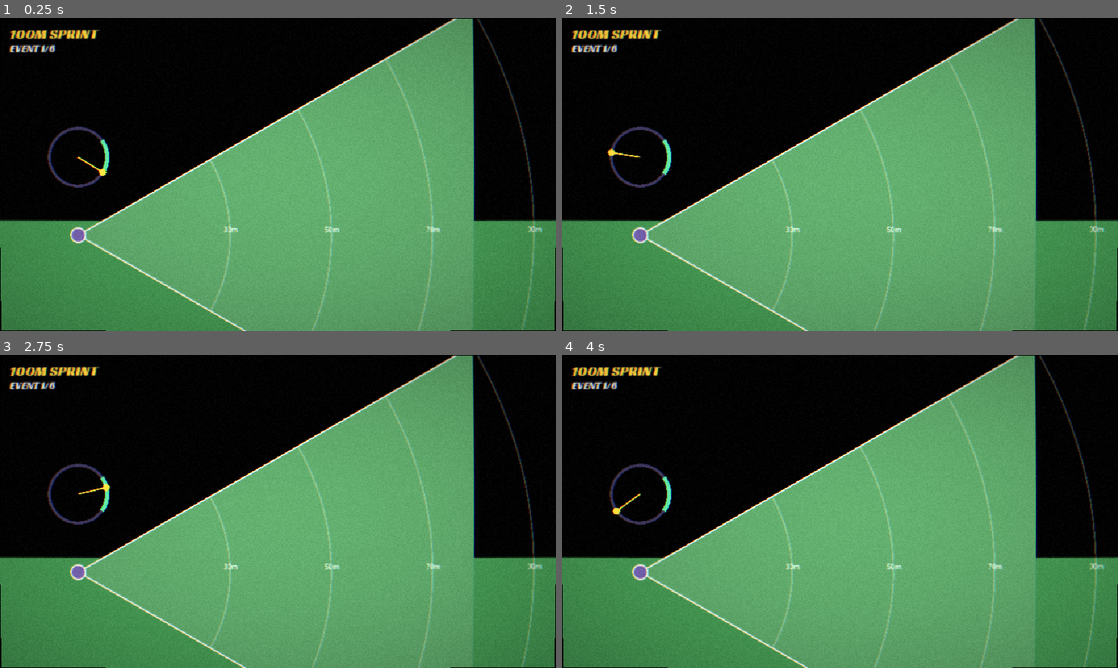
Above: before the commit, frames 1-4 (two rows, left to right).
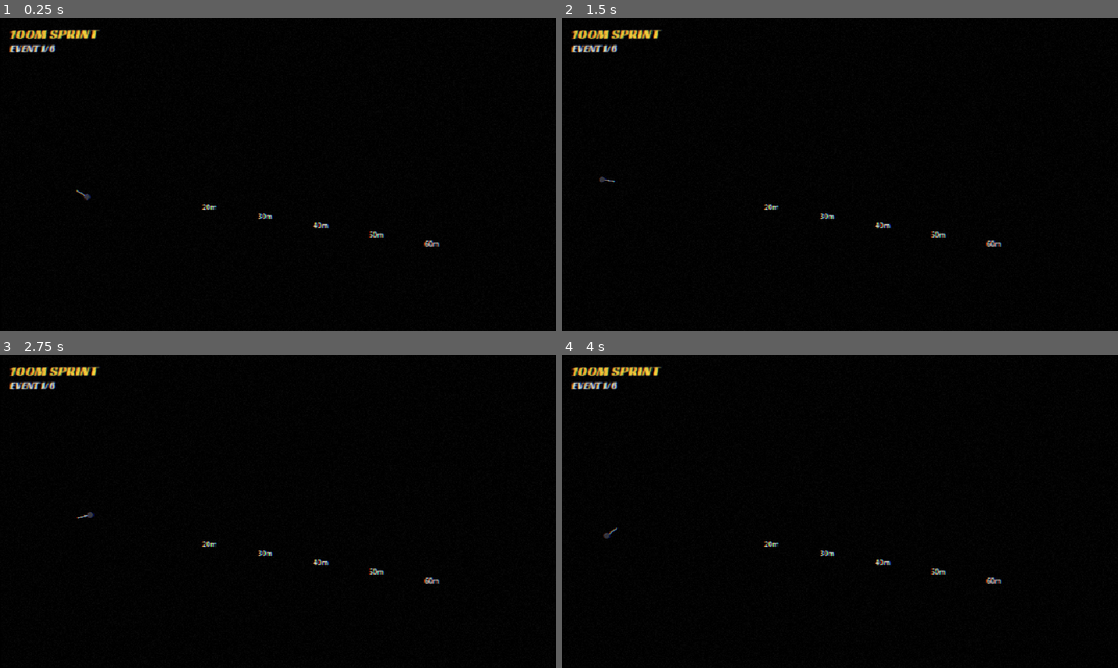
Above: after the commit, the same moments.

Repository: moowahaha/Podium80
Game: Godot game, scene res://src/events/hammer/Hammer.tscn
The game is run twice, just before and just after one commit, with the same random seed, the same clock (stepped at 60 frames per second) and the same inputs. This scene is started directly instead of the project's main scene.
Inputs (mouse positions are in pixels of both pictures, inside the frame that each line leads up to):
- Up to frame 1 (0.25 s): no input
- Up to frame 2 (1.5 s): tap Enter (ui_accept) at 0.5, 0.77 s; move the mouse to (962, 158) at 0.52 s; hold Right 0.53-1.25 s; tap Space (p1_a) at 0.6 s; click (962, 158) at 0.67 s; drag from (728, 190) to (812, 237) at 1.27 s
- Up to frame 3 (2.75 s): tap Enter (ui_accept) at 2 s; move the mouse to (333, 442) at 2.02 s; hold Right from 2.03 s (still down); tap Q at 2.1 s
- Up to frame 4 (4 s): release Right at 2.75 s; drag from (812, 574) to (673, 464) at 2.77 s; tap Enter (ui_accept) at 3.5, 3.77 s; move the mouse to (1006, 558) at 3.52 s; hold Left from 3.53 s (still down); tap K at 3.6 s

The runs differ from the first frame. In frame 1, 59% of the frame differs, in the area x 0-100%, y 0-100%; in frame 2, 59%; in frame 3, 59%; in frame 4, 59%.
Error before the commit: Out of bounds get index '0' (on base: 'Array[StringName]') (res://src/events/hammer/Hammer.gd:51)
Error after the commit: Out of bounds get index '0' (on base: 'Array[StringName]') (res://src/events/hammer/Hammer.gd:68)

Commit message:
Top-down hammer throw (field, hold sprites, follow camera); crowd + docs
- Rebuild the hammer as a top-down event over the new hammer_field art:
  aligned circle/sector/arc math, spin the hold sprite in the circle with a
  chain + sweeping head, labelled distance arcs, target arc, release gauge.
- Camera holds close on the thrower during the wind-up, then zooms in tight
  and follows the hammer (losing the thrower); throws stay inside the lines.
- Import per-nation hammer-hold sprites (AUS/GB flipped 180 to face forward).
- Crowd: no ambient bed in the hammer — the crowd only reacts when the
  hammer is thrown, then silences for the next attempt and at the end; menus
  no longer inherit an event's crowd loop.
- gitignore .idea/ and *.iml (untracked). Update README + ART_PROMPTS.

Co-Authored-By: Claude Opus 4.8 (1M context) <noreply@anthropic.com>

Diff:
--- a/src/events/hammer/Hammer.gd
+++ b/src/events/hammer/Hammer.gd
@@ -1,34 +1,46 @@
 extends EventBase
-## Event 4 — Hammer Throw.
-## Alternate A/B rhythmically to build rotational speed; press LB to release. A rotating gauge shows
-## the hammer head sweeping the circle — release while it is in the forward SECTOR for a legal throw
-## (centre = best distance). Releasing outside the sector is a FOUL. Three attempts, best counts. The
-## target line shows the mark to beat.
+## Event 4 — Hammer Throw (top-down).
+## Alternate A/B to build spin speed; press LB to release. The thrower (top-down hold sprite) spins in
+## the circle with the hammer sweeping on its chain; release while the hammer is in the forward SECTOR
+## for a legal throw (centre = best distance). The camera holds close on the thrower during the
+## wind-up, then pulls back and FOLLOWS the hammer down the sector. Three attempts, best counts. The
+## static field (circle, cage, sector, distance arcs) is the top-down art; the game overlays the
+## thrower, chain, hammer, target arc, landing mark, distance labels and the release gauge.
 
 enum St { WINDUP, FLIGHT, LANDED, DONE }
 
-const PX_PER_M := 8.75
-const CIRCLE := Vector2(135.0, 375.0)
-const GAUGE_C := Vector2(135.0, 240.0)
-const GAUGE_R := 50.0
-const SECTOR_HALF := 0.62               # legal release arc (radians) around forward (angle 0)
-const FIELD_SECTOR := 0.52              # legal landing sector half-angle (radians)
+const FIELD := "res://assets/stadium/hammer_field.png"
+const CIRCLE := Vector2(113.0, 286.0)      # throwing-circle centre (matches the art)
+const ARC0 := 56.0                          # px from the circle to the 0 m reference (aligns the art's arcs)
+const PX_PER_M := 9.75
+const FIELD_SECTOR := 0.20                   # legal landing sector half-angle (inside the art's lines)
+const SECTOR_HALF := 0.62                    # legal release arc around forward
 const ATTEMPTS := 3
-
-var stadium: Stadium
-var ath: Athlete
+const ARC_MARKS := [20, 30, 40, 50, 60]      # distances of the art's arcs, for labelling
+const GAUGE_C := Vector2(118.0, 430.0)       # release gauge (screen space)
+const GAUGE_R := 46.0
+const CAM_WINDUP_POS := Vector2(300.0, 286.0)
+const CAM_WINDUP_ZOOM := 1.7
+const HOLD_FIT := 1.25                        # hold-sprite draw scale
+const GRIP := 22.0                            # chain anchor (hands) distance from the circle centre
+const CHAIN := 44.0                           # hammer-head distance while spinning
+
+var _field: Texture2D
+var _hold_tex: Texture2D
+var cam: Camera2D
 var engine := RunEngine.new()
 var ai_values: Dictionary = {}
-var players: Array = []                  # human country ids in player order (turn-taking)
-var best: Dictionary = {}                # country_id -> best mark
-var player_attempt: Dictionary = {}      # player index -> attempts taken
-var turn_order: Array = []               # round-robin sequence of player indices
+var players: Array = []
+var best: Dictionary = {}
+var player_attempt: Dictionary = {}
+var turn_order: Array = []
 var turn_idx := 0
-var cur_id: StringName                   # current thrower's country
+var cur_id: StringName
 
 var state: St = St.WINDUP
-var target := 0.0                       # best AI mark to beat (shown to the player)
-var angle := 0.0                        # hammer head sweep angle
+var target := 0.0
+var angle := 0.0
+var release_angle := 0.0
 var _info: Label
 
 # flight
@@ -37,13 +49,18 @@
 var throw_dist := 0.0
 var throw_dir := Vector2.RIGHT
 var land_pos := Vector2.ZERO
-var released := false
+
+func radius_of(d: float) -> float:
+	return ARC0 + d * PX_PER_M
 
 func _music_key() -> StringName:
 	return &"hammer"
 
 func _event_ready() -> void:
 	ai_values = Game.roll_ai_values()
+	# Scale the AI (and the whole event) down to fit the top-down field's distance arcs.
+	for aid in ai_values:
+		ai_values[aid] = float(ai_values[aid]) * 0.72
 	for v in ai_values.values():
 		target = maxf(target, float(v))
 	players = humans()
@@ -56,22 +73,23 @@
 		for i in players.size():
 			turn_order.append(i)
 
-	stadium = Stadium.new()
-	stadium.world_width = Palette.BASE_WIDTH
-	stadium.track_markings = false
-	stadium.set_backdrop("res://assets/stadium/hammer.png")
-	add_child(stadium)
-
-	ath = Athlete.new()
-	ath.set_country(players[0])
-	ath.position = CIRCLE
-	add_child(ath)
+	if ResourceLoader.exists(FIELD):
+		_field = load(FIELD)
+
+	cam = Camera2D.new()
+	cam.position = CAM_WINDUP_POS
+	cam.zoom = Vector2(CAM_WINDUP_ZOOM, CAM_WINDUP_ZOOM)
+	add_child(cam)
+	cam.make_current()
+
+	var gauge := GaugeNode.new()
+	gauge.ev = self
+	hud.add_child(gauge)
 
 	_info = UI.label("", 20, Palette.PAPER)
 	_info.position = Vector2(15, 70)
 	hud.add_child(_info)
 
-	AudioBus.loop_crowd(true, -13.0)
 	_begin_attempt()
 
 func _begin_attempt() -> void:
@@ -80,12 +98,13 @@
 	player_attempt[cur] = int(player_attempt[cur]) + 1
 	engine.reset()
 	engine.start()
+	AudioBus.loop_crowd(false)             # silent during the wind-up
 	angle = 0.0
-	released = false
 	state = St.WINDUP
-	ath.set_country(cur_id)
-	ath.position = CIRCLE
-	ath.set_state(Athlete.State.THROW)
+	cam.position = CAM_WINDUP_POS
+	cam.zoom = Vector2(CAM_WINDUP_ZOOM, CAM_WINDUP_ZOOM)
+	var hp := "res://assets/sprites/%s/hammer-hold.png" % String(cur_id).to_lower()
+	_hold_tex = load(hp) if ResourceLoader.exists(hp) else null
 	_update_info()
 	set_prompt("A / B  SPIN     LB  RELEASE IN THE SECTOR")
 
@@ -99,9 +118,25 @@
 	match state:
 		St.WINDUP:
 			_windup(delta)
+			_cam_to(CAM_WINDUP_POS, CAM_WINDUP_ZOOM, delta)
 		St.FLIGHT:
 			_flight(delta)
+			var p := clampf(flight_t / flight_dur, 0.0, 1.0)
+			_cam_to(_clamp_cam(CIRCLE.lerp(land_pos, p), 1.7), 1.7, delta)   # tight follow — loses the thrower
+		St.LANDED, St.DONE:
+			_cam_to(_clamp_cam(land_pos, 1.7), 1.7, delta)
 	queue_redraw()
+
+func _cam_to(pos: Vector2, zoom: float, delta: float) -> void:
+	var k := 1.0 - exp(-6.0 * delta)
+	cam.position = cam.position.lerp(pos, k)
+	cam.zoom = cam.zoom.lerp(Vector2(zoom, zoom), k)
+
+## Keep a camera centred on `pos` from showing outside the field image at the given zoom.
+func _clamp_cam(pos: Vector2, zoom: float) -> Vector2:
+	var hx := (Palette.BASE_WIDTH / zoom) * 0.5
+	var hy := (Palette.BASE_HEIGHT / zoom) * 0.5
+	return Vector2(clampf(pos.x, hx, Palette.BASE_WIDTH - hx), clampf(pos.y, hy, Palette.BASE_HEIGHT - hy))
 
 func _windup(delta: float) -> void:
 	var pi := Game.player_index_of(cur_id)
@@ -111,34 +146,29 @@
 		engine.tap_b()
 	engine.update(delta)
 	var spin := engine.speed_ratio()
-
-	# Hammer head sweeps faster the faster you spin.
 	angle = fposmod(angle + (2.2 + spin * 9.0) * delta, TAU)
-
 	if Input.is_action_just_pressed(Platform.act(pi, &"lb")):
 		_release(spin)
 
 func _release(spin: float) -> void:
-	released = true
-	# Angle measured from forward (0). Small angle = good.
+	release_angle = angle
 	var off := angle
 	if off > PI:
 		off -= TAU
 	if absf(off) > SECTOR_HALF:
 		_foul("OUT OF SECTOR")
 		return
-	# Distance: best at centre of the sector, scaled by spin.
 	var accuracy := 1.0 - absf(off) / SECTOR_HALF * 0.35
-	throw_dist = (18.0 + spin * 66.0) * accuracy
-	# Landing direction within the field sector, biased by release offset.
-	var land_ang := clampf(off * 0.8, -FIELD_SECTOR, FIELD_SECTOR)
+	throw_dist = (14.0 + spin * 50.0) * accuracy      # ~14..64 m — sits inside the field's arcs
+	var land_ang := clampf(off * 0.6, -FIELD_SECTOR * 0.9, FIELD_SECTOR * 0.9)   # always inside the lines
 	throw_dir = Vector2(cos(land_ang), sin(land_ang))
-	land_pos = CIRCLE + throw_dir * throw_dist * PX_PER_M
+	land_pos = CIRCLE + throw_dir * radius_of(throw_dist)
 	flight_t = 0.0
-	flight_dur = clampf(0.7 + throw_dist * 0.012, 0.7, 1.6)
+	flight_dur = clampf(0.7 + throw_dist * 0.02, 0.7, 1.7)
 	state = St.FLIGHT
-	ath.set_state(Athlete.State.CELEBRATE)
 	AudioBus.play(&"whoosh")
+	AudioBus.loop_crowd(true, -11.0)       # crowd roars only once the hammer is airborne
+	AudioBus.swell_crowd(-6.0)
 
 func _flight(delta: float) -> void:
 	flight_t += delta
@@ -148,7 +178,6 @@
 
 func _foul(reason: String) -> void:
 	AudioBus.play(&"foul")
-	ath.set_state(Athlete.State.STUMBLE)
 	banner("FOUL — %s" % reason, Palette.BAD, 1.4)
 	_record(0.0, true)
 
@@ -172,6 +201,7 @@
 
 func _finish() -> void:
 	state = St.DONE
+	AudioBus.loop_crowd(false)             # silent when the event ends
 	if players.size() == 1:
 		banner_persist("FINAL: %.2f m" % float(best[players[0]]), Palette.HIGHLIGHT)
 	else:
@@ -179,44 +209,54 @@
 	finish(best.duplicate(), ai_values)
 
 func _draw() -> void:
-	# Grass throwing field.
-	draw_rect(Rect2(0, 350, Palette.BASE_WIDTH, Palette.BASE_HEIGHT - 350), Palette.INFIELD)
-	# Legal landing sector fanning from the circle.
-	var far := 90.0 * PX_PER_M
-	var a := PackedVector2Array([
-		CIRCLE,
-		CIRCLE + Vector2(cos(-FIELD_SECTOR), sin(-FIELD_SECTOR)) * far,
-		CIRCLE + Vector2(cos(FIELD_SECTOR), sin(FIELD_SECTOR)) * far,
-	])
-	draw_colored_polygon(a, Palette.INFIELD.lightened(0.12))
-	draw_line(a[0], a[1], Palette.TRACK_LINE, 2.5)
-	draw_line(a[0], a[2], Palette.TRACK_LINE, 2.5)
-	# distance arcs, labelled along the centre line
+	if _field:
+		draw_texture_rect(_field, Rect2(0, 0, Palette.BASE_WIDTH, Palette.BASE_HEIGHT), false)
+	# Distance labels along the lower sector edge (kept off the flight path).
 	var font := ThemeDB.fallback_font
-	for m in [30, 50, 70, 90]:
-		var r: float = m * PX_PER_M
-		draw_arc(CIRCLE, r, -FIELD_SECTOR, FIELD_SECTOR, 24, Color(1, 1, 1, 0.25), 2.5)
-		draw_string(font, CIRCLE + Vector2(r - 12.0, -5.0), "%dm" % m, HORIZONTAL_ALIGNMENT_LEFT, -1, 12, Color(1, 1, 1, 0.75))
-	# target-to-beat arc
+	for m in ARC_MARKS:
+		var a := FIELD_SECTOR * 0.82
+		var lp := CIRCLE + Vector2(cos(a), sin(a)) * radius_of(m)
+		draw_string(font, lp - Vector2(12.0, -4.0), "%dm" % m, HORIZONTAL_ALIGNMENT_LEFT, -1, 12, Color(1, 1, 1, 0.85))
+	# Target-to-beat arc.
 	if target > 0.0:
-		draw_arc(CIRCLE, target * PX_PER_M, -FIELD_SECTOR, FIELD_SECTOR, 32, Palette.HIGHLIGHT, 3.5)
-	# throwing circle
-	draw_circle(CIRCLE, 12.5, Palette.STAND_BASE)
-	draw_arc(CIRCLE, 12.5, 0, TAU, 20, Palette.TRACK_LINE, 2.5)
-
-	# Release gauge.
+		draw_arc(CIRCLE, radius_of(target), -FIELD_SECTOR, FIELD_SECTOR, 40, Palette.HIGHLIGHT, 3.0)
+
+	# Chain + spinning hammer head (before release), then the flying hammer.
 	if state == St.WINDUP:
-		draw_arc(GAUGE_C, GAUGE_R, 0, TAU, 36, Palette.PANEL_LIGHT, 5.0)
-		# legal sector highlight (around forward = angle 0, drawn at top for clarity)
-		draw_arc(GAUGE_C, GAUGE_R, -SECTOR_HALF, SECTOR_HALF, 16, Palette.GOOD, 7.5)
-		var head := GAUGE_C + Vector2(cos(angle), sin(angle)) * GAUGE_R
-		draw_line(GAUGE_C, head, Palette.HIGHLIGHT, 2.5)
+		var dir := Vector2(cos(angle), sin(angle))
+		_draw_hammer(CIRCLE + dir * GRIP, CIRCLE + dir * CHAIN)
+	elif state == St.FLIGHT:
+		var p := clampf(flight_t / flight_dur, 0.0, 1.0)
+		_draw_hammer(CIRCLE + throw_dir * GRIP, CIRCLE.lerp(land_pos, p))
+	elif state == St.LANDED:
+		draw_circle(land_pos, 6.0, Palette.BAD)
+		draw_arc(land_pos, 9.0, 0, TAU, 16, Palette.INK, 1.5)
+
+	# Thrower: top-down hold sprite, rotated to face the (release) spin direction.
+	if _hold_tex:
+		var face := angle if state == St.WINDUP else release_angle
+		var sz := 64.0 * HOLD_FIT
+		draw_set_transform(CIRCLE, face - PI / 2.0, Vector2.ONE)
+		draw_texture_rect(_hold_tex, Rect2(-sz / 2.0, -sz / 2.0, sz, sz), false)
+		draw_set_transform(Vector2.ZERO, 0.0, Vector2.ONE)
+
+func _draw_hammer(from: Vector2, head: Vector2) -> void:
+	draw_line(from, head, Color(0.55, 0.55, 0.6), 2.0)     # chain
+	draw_circle(head, 4.5, Color(0.2, 0.2, 0.22))          # head
+	draw_circle(head, 4.5, Palette.PANEL_LIGHT, false, 1.0)
+
+## The release gauge, drawn in screen space in the HUD so the world camera doesn't move it.
+class GaugeNode extends Node2D:
+	var ev = null
+	func _process(_delta: float) -> void:
+		queue_redraw()
+	func _draw() -> void:
+		if ev == null or ev.state != 0:                 # 0 == St.WINDUP
+			return
+		var c: Vector2 = ev.GAUGE_C
+		var r: float = ev.GAUGE_R
+		draw_arc(c, r, 0, TAU, 36, Palette.PANEL_LIGHT, 5.0)
+		draw_arc(c, r, -ev.SECTOR_HALF, ev.SECTOR_HALF, 16, Palette.GOOD, 7.5)
+		var head: Vector2 = c + Vector2(cos(ev.angle), sin(ev.angle)) * r
+		draw_line(c, head, Palette.HIGHLIGHT, 2.5)
 		draw_circle(head, 6.0, Palette.HIGHLIGHT)
-
-	# Flying hammer.
-	if state == St.FLIGHT:
-		var p := clampf(flight_t / flight_dur, 0.0, 1.0)
-		var pos := CIRCLE.lerp(land_pos, p)
-		pos.y -= sin(p * PI) * 65.0
-		draw_line(CIRCLE, pos, Color(0.7, 0.7, 0.75, 0.4), 2.5)
-		draw_circle(pos, 6.0, Palette.INK)
--- a/src/ui/BaseScreen.gd
+++ b/src/ui/BaseScreen.gd
@@ -22,6 +22,7 @@
 		_menu_bg_loaded = true
 		if ResourceLoader.exists(MENU_BG):
 			_menu_bg = load(MENU_BG)
+	AudioBus.loop_crowd(false)   # events start their own crowd bed; menus stay quiet unless they re-enable it
 	AudioBus.play_music(_music_key())
 	_screen_ready()
 
Binary file added: assets/sprites/aus/hammer-hold.png
Not shown, added: assets/sprites/aus/hammer-hold.png.import
Binary file added: assets/sprites/gbr/hammer-hold.png
Not shown, added: assets/sprites/gbr/hammer-hold.png.import
Binary file added: assets/sprites/gdr/hammer-hold.png
Not shown, added: assets/sprites/gdr/hammer-hold.png.import
Binary file added: assets/sprites/ussr/hammer-hold.png
Not shown, added: assets/sprites/ussr/hammer-hold.png.import
Binary file added: assets/stadium/hammer_field.png
Not shown, added: assets/stadium/hammer_field.png.import
Not shown, changed: .gitignore
Not shown, removed: Podium 80.iml
(and 1 more such lines)
